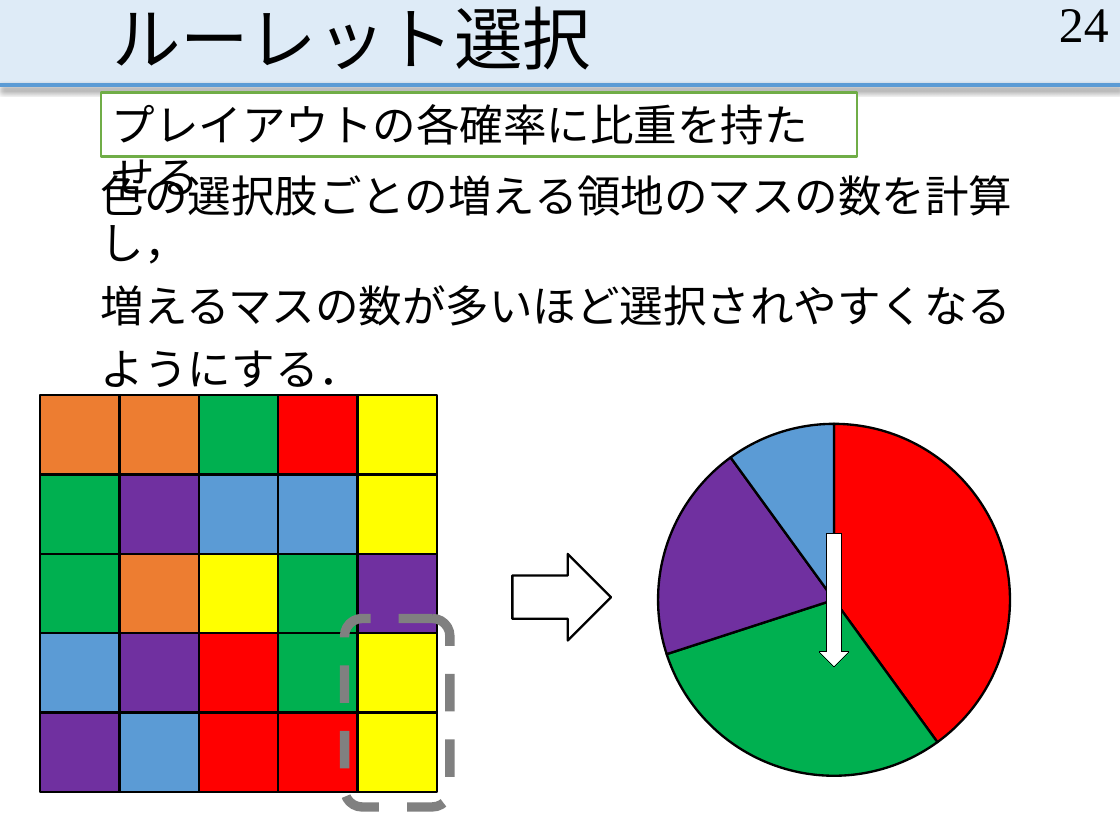
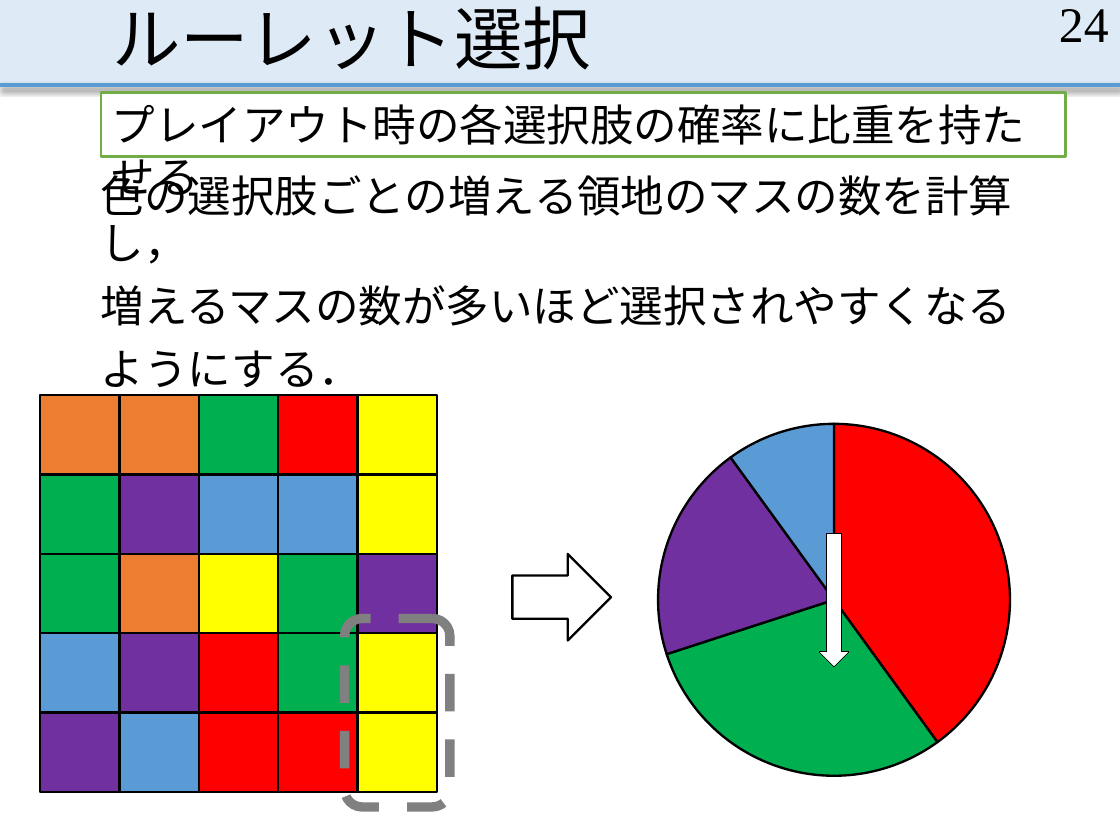
Before and after one commit to MasayaOda/SR, a slide deck: slide 24 of 190702oda.pptx. Drawn at 1120x840 pixels with LibreOffice and Linux fonts; fonts in the diff are those of the drawing. Boxes give left, top, right and bottom in pixels: in the first picture for what was removed or moved away, otherwise in the second. Text is boxed around its words. In the diff, an @@ line names an element or a change of style, - is before the commit and + after.

```diff
--- a/190702oda.pptx
+++ b/190702oda.pptx
@@ rectangle "プレイアウト時の各選択肢の確率に比重を持たせる": place and size @@
-rectangle "プレイアウト時の各選択肢の確率に比重を持たせる" at [101,93,857,157]
+rectangle "プレイアウト時の各選択肢の確率に比重を持たせる" at [101,93,1065,157]
@@ text in rectangle at [112,104,1025,145]: text changed @@
-プレイアウトの各確率に比重を持たせる
+プレイアウト時の各選択肢の確率に比重を持たせる
```
Also in this commit, not shown: 1 other slide changed.
